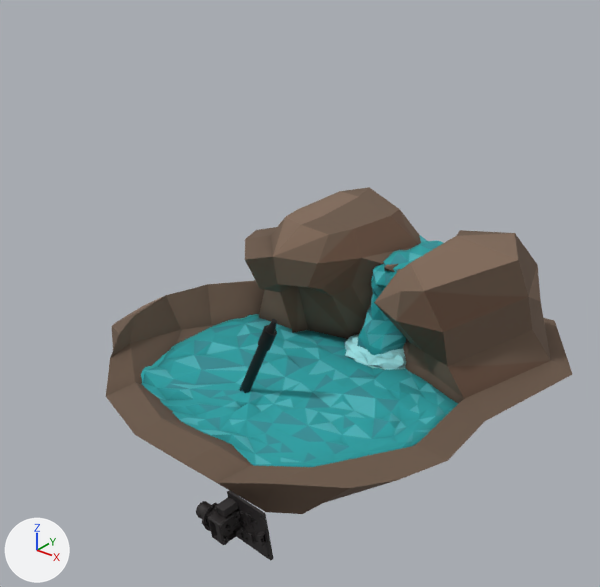
One commit to the glTF model public/models/pH.glb: the scene before it, then after it.
One viewpoint serves both versions: a 50 mm lens placed at (7.39, -8.02, 6.53), pointed at (1.53, -0.7, 2.0). The lights are fixed; the arrows at lower left show +X, +Y and +Z. Where no turn or scale is listed for an object, it has been applied to the vertices.

In view in the first picture: 'Waterfall_mesh', 'obj1', 'ph_sonda v1'.
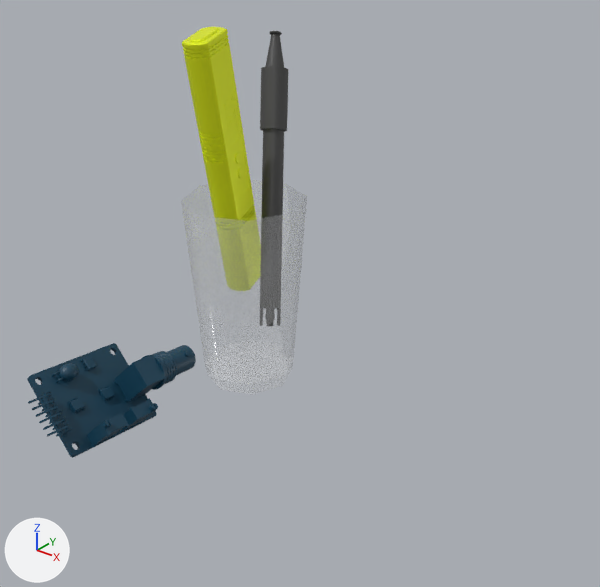
What changed in the scene script:
```text
Add mat_grey:
    mat_grey = bpy.data.materials.new('Grey')
    # nodes: BsdfPrincipled, Mix, OutputMaterial, VertexColor
    # colours: yellow #f2ff13
Add mat_ว_สด__005:
    mat_ว_สด__005 = principled_material('วัสดุ.005')
    mat_ว_สด__005.base_color = (0.00402, 0.0511, 0.0959)  # dark blue #0d4057
Add me_mesh_id4:
    me_mesh_id4.from_pydata(...)  # 2454 vertices, 4908 faces; spans x -0.39..0.14, y -0.69..0.6, z -3.47..0.18
    me_mesh_id4.materials.append(mat_grey)
Add me_ph_4502c:
    me_ph_4502c.from_pydata(...)  # 8922 vertices, 17912 faces; spans x -0.72..0.45, y -2.69..-0.37, z -0.55..0.43
    me_ph_4502c.materials.append(mat_ว_สด__005)  # dark blue #0d4057
Change ob_ph_sonda_v1:
    ob_ph_sonda_v1.location: (1.17, -1.4, 0.74) -> (0.55, -0.15, 0.99)
    ob_ph_sonda_v1.rotation_euler: (0.0, 0.418, 0.0) -> (2.834, -0.227, 0.0)  # degrees (0, 24, 0) -> degrees (162, -13, 0)
    ob_ph_sonda_v1.scale: (0.0107, 0.00823, 0.00824) -> (-0.0216, -0.024, -0.0253)
Remove ob_obj1:
    ob_obj1 = bpy.data.objects.new('obj1', me_obj1)
    ob_obj1.location = (0.25, -2.79, 2.49)
Remove ob_waterfall_mesh:
    ob_waterfall_mesh = bpy.data.objects.new('Waterfall_mesh', me_waterfall_mesh_1)
    ob_waterfall_mesh.location = (1.49, 0.0, 0.0)
Add ob_node_id3:
    ob_node_id3 = bpy.data.objects.new('node_id3', me_mesh_id4)
    ob_node_id3.location = (0.05, -0.2, 4.84)
Add ob_ph_4502c:
    ob_ph_4502c = bpy.data.objects.new('ph-4502c', me_ph_4502c)
    ob_ph_4502c.location = (0.04, -0.91, 0.8)
```

Pixel boxes (x1, y1, x2, y2) of what changed, in the pictures (600 x 587 px):
'Waterfall_mesh', deleted
    before: (106, 187, 572, 514)
'node_id3', added
    after: (182, 27, 261, 291)
'ph-4502c', added (blue)
    after: (27, 343, 196, 458)
'ph_sonda v1', moved, turned, rescaled
    before: (239, 319, 277, 393)
    after: (260, 31, 288, 326)
'obj1', deleted (black)
    before: (196, 490, 273, 560)
